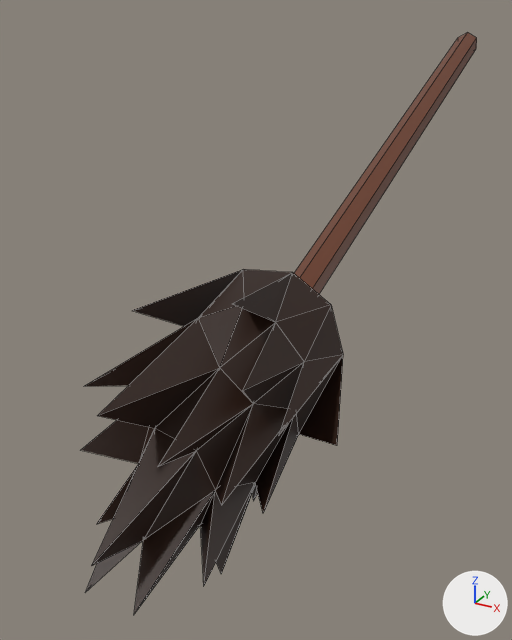
The Blender file Models/Broom.blend, before and after one commit.
Rendered twice from a 50 mm camera at (2.02, -6.19, 1.21) aimed at (-0.55, -1.5, -1.14). Every picture has the same lights, and +X, +Y and +Z are marked at lower right. Mesh edges are drawn as thin lines.

Objects in the first picture: 'Handle1', 'Wicker1'.
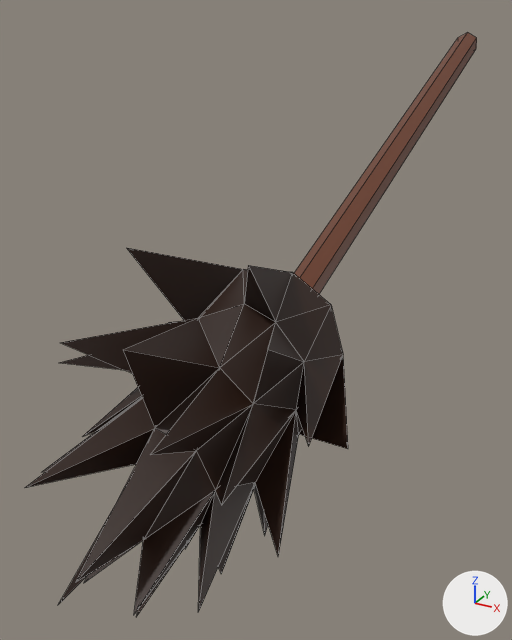
What differs and where, as boxes (x1, y1, x2, y2) in the pictures (512 x 640 px):
'Wicker1', reshaped (23% wider, 7% taller)
    before: (81, 269, 343, 614)
    after: (25, 248, 348, 617)

What the commit changed:
Mesh me_icosphere_001 is new.
It has 69 vertices, 134 faces and spans x -1.02..0.8, y -1.75..0.67, z -1.21..0.79.
It uses material mat_wicker1 (black #2a1407).
Object 'Wicker1' (ob_wicker1) now shows me_icosphere_001 instead of me_icosphere_004.
